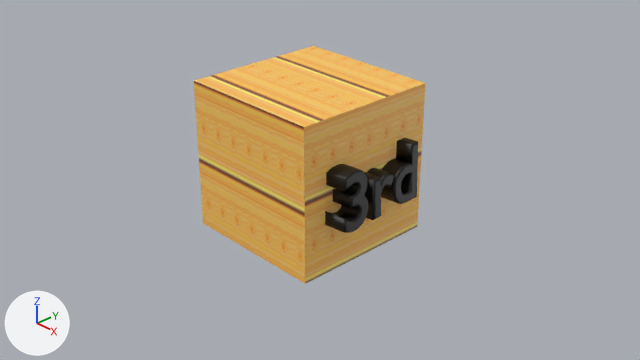
What one commit did to the Blender file DirectXGame/Resources/stage_3_Cube/stage_3_Cube.blend.
Both versions are drawn from the file's camera 'Camera'. Lighting does not change. The marker at lower left points along +X, +Y and +Z. The picture after the commit comes second.

Before the edit, the objects in view are built like this:
```python
mat_material_002 = principled_material('Material.002')
mat_material_002.texture = img_background_png_002
mat_マテリアル_001 = principled_material('マテリアル.001')
mat_マテリアル_001.base_color = (0.0, 0.0, 0.0)  # black #000000
me_立方体 = bpy.data.meshes.new('立方体')
me_立方体.from_pydata(...)  # 3928 vertices, 3638 faces; spans x -1.32..1.31, y -1.0..1.0, z -1.0..1.0
# faces by material slot: [6, 3632]
me_立方体.materials.append(mat_material_002)  # picture img_background_png_002
me_立方体.materials.append(mat_マテリアル_001)  # black #000000
ob_立方体 = bpy.data.objects.new('立方体', me_立方体)
ob_立方体.location = (-0.181, 0.0, 0.205)
```
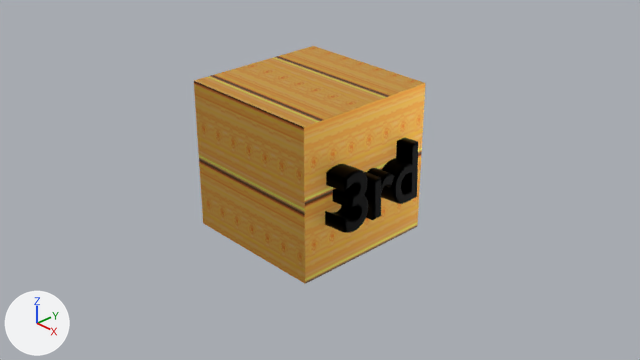
Pixel boxes (x1, y1, x2, y2) of what changed, in the pictures (640 x 360 px):
'立方体', surface changed: (194, 46, 425, 284) in both

What the commit changed:
In material 'Material.002' (mat_material_002), metallic goes from 0.0 to 1.0.
In material 'マテリアル.001' (mat_マテリアル_001), metallic goes from 0.0 to 1.0.
